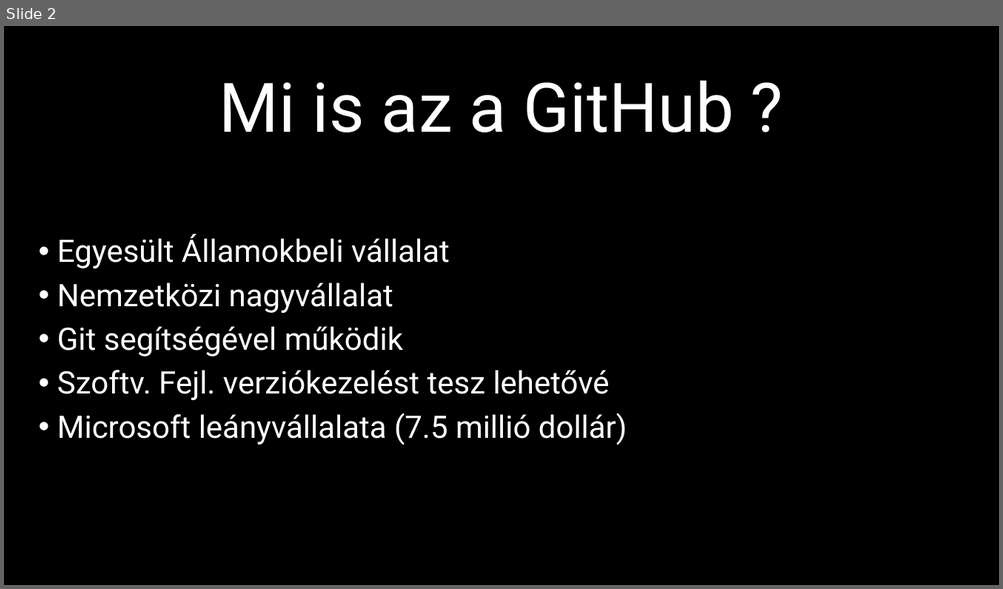
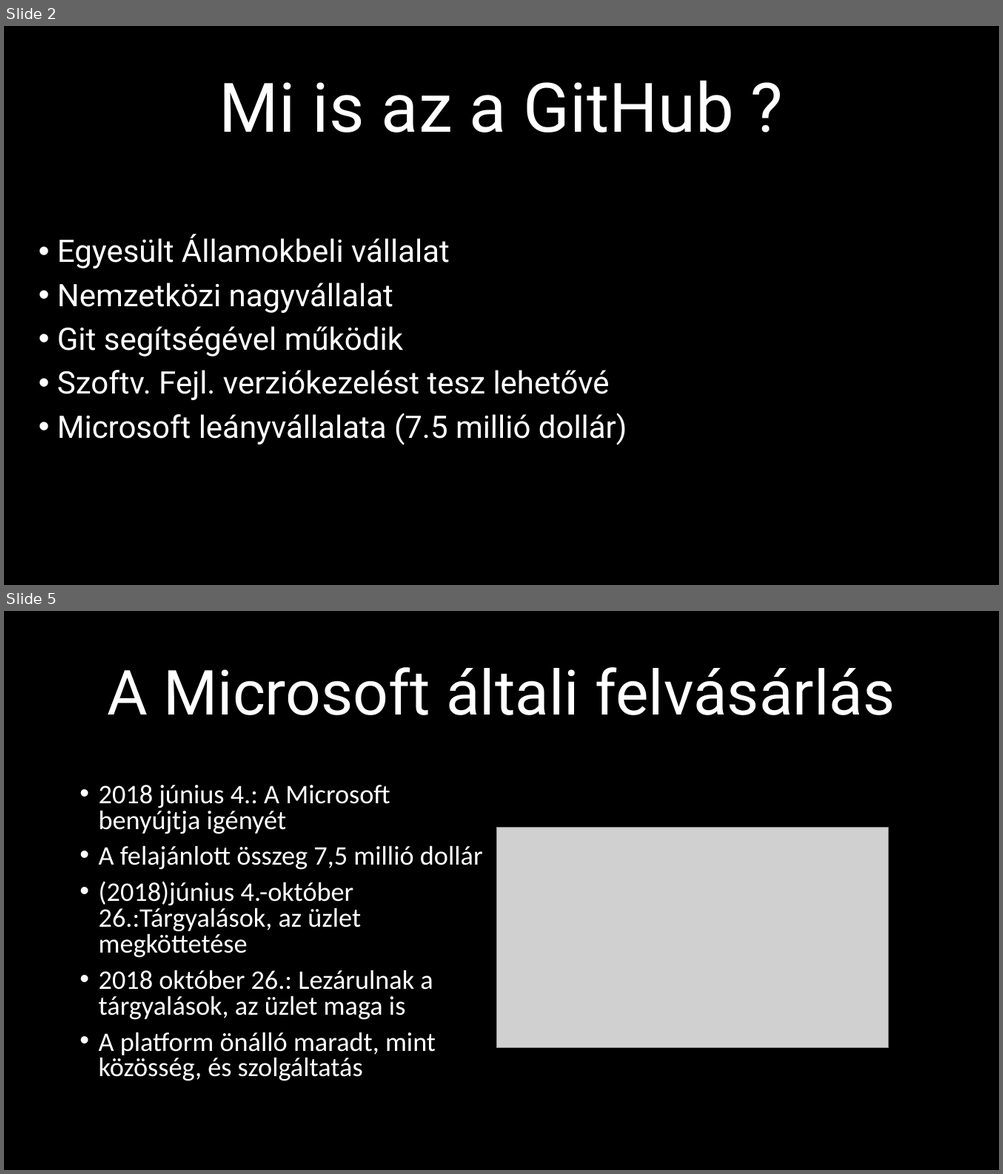
Before and after one commit to Zalan12/IKT-ppt, a slide deck: A GitHub.pptx. Shown one above the other, each under a label of ours: slide 2 before the commit, slides 2 and 5 after it; the slides between them are not shown. The pictures are 1003x589 and 1003x1174 pixels, drawn with LibreOffice and Linux fonts; fonts in the diff are those of the drawing; grey boxes stand for pictures. Boxes give left, top, right and bottom in pixels: in the first picture for what was removed or moved away, otherwise in the second. Text is boxed around its words. In the diff, an @@ line names an element or a change of style, - is before the commit and + after.

```diff
--- a/A GitHub.pptx
+++ b/A GitHub.pptx
@@ slide 5 added at (4,611,999,1170), background #000000 @@
@@ title added at (108,667,895,715), 60 pt, text #FFFFFF @@
+A Microsoft általi felvásárlás
@@ text added at (99,785,483,1082), 25.9 pt, text #FFFFFF @@
+• 2018 június 4.: A Microsoft benyújtja igényét
+• A felajánlott összeg 7,5 millió dollár
+• (2018)június 4.-október 26.:Tárgyalások, az üzlet megköttetése
+• 2018 október 26.: Lezárulnak a tárgyalások, az üzlet maga is
+• A platform önálló maradt, mint közösség, és szolgáltatás
@@ picture added at (496,827,888,1049) @@
```
Also in this commit, not shown: 1 slide changed, 4 other slides added.
